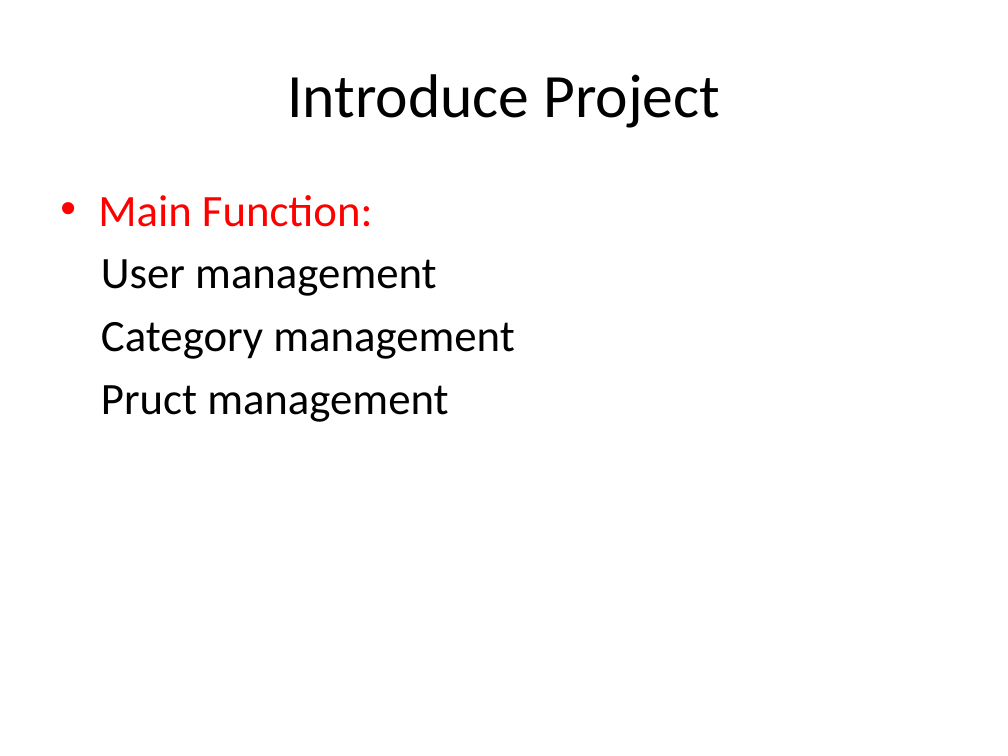
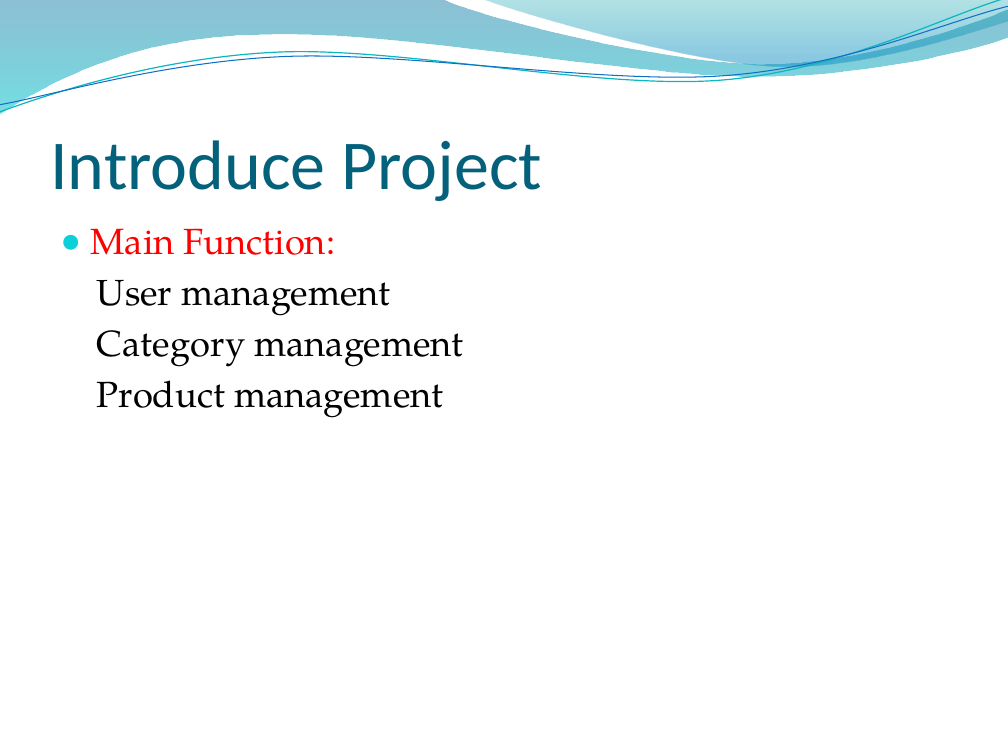
Before and after one commit to ItsTheWolf/BanHangOnline, a slide deck: slide 3 of ShowroomOnline.pptx. Drawn at 1008x756 pixels with LibreOffice and Linux fonts; fonts in the diff are those of the drawing; background and template pictures are left out. Boxes give left, top, right and bottom in pixels: in the first picture for what was removed or moved away, otherwise in the second. Text is boxed around its words. In the diff, an @@ line names an element or a change of style, - is before the commit and + after.

```diff
--- a/ShowroomOnline.pptx
+++ b/ShowroomOnline.pptx
@@ freeform shape added at (0,0,1008,114), fill gradient #0074A1 to #00C6CF @@
@@ freeform shape added at (0,0,1008,117), outline #0AB8BF 0.85 pt @@
@@ freeform shape added at (0,6,1008,112), outline #0F6FC6 0.75 pt @@
@@ freeform shape added at (483,0,1008,70), fill gradient #00A1A9 to #008BBF @@
@@ title "Introduce Project": place and size @@
-title "Introduce Project" at (287,74,720,128)
+title "Introduce Project" at (50,140,542,201)
@@ title "Introduce Project" at (50,140,542,201): size 44 to 50 pt, text colour #000000 to #04617B; alignment centre to left; vertical alignment middle to bottom @@
@@ text "Main Function:": place and size @@
-text "Main Function:" at (98,195,514,422)
+text "Main Function:" at (91,228,463,418)
@@ text at (91,228,463,367): size 32 to 26 pt, font Calibri to TeX Gyre Pagella in "Main Function:", "User management", "Category management"; bullet • to ●; less space between paragraphs @@
@@ text at (97,380,443,418): text changed; size 32 to 26 pt; font Calibri to TeX Gyre Pagella @@
-Pruct management
+Product management
```
Also in this commit, not shown: 8 other slides changed, 3 slides added.
